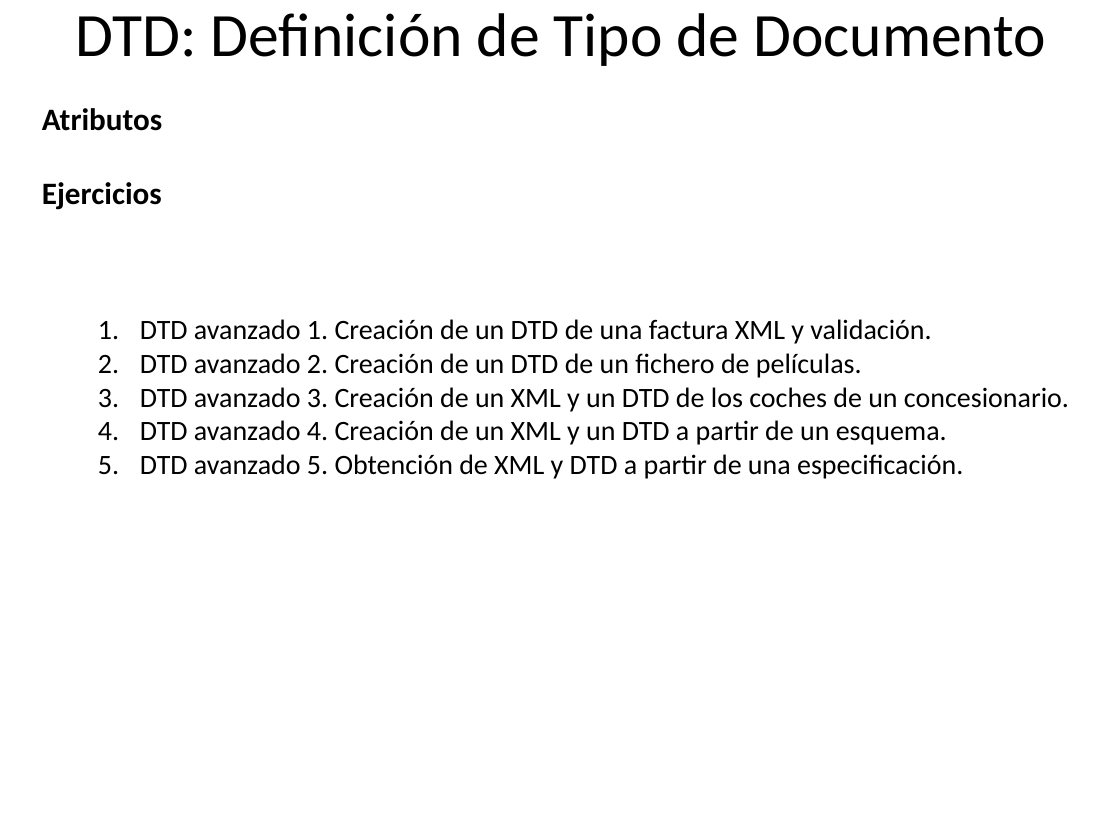
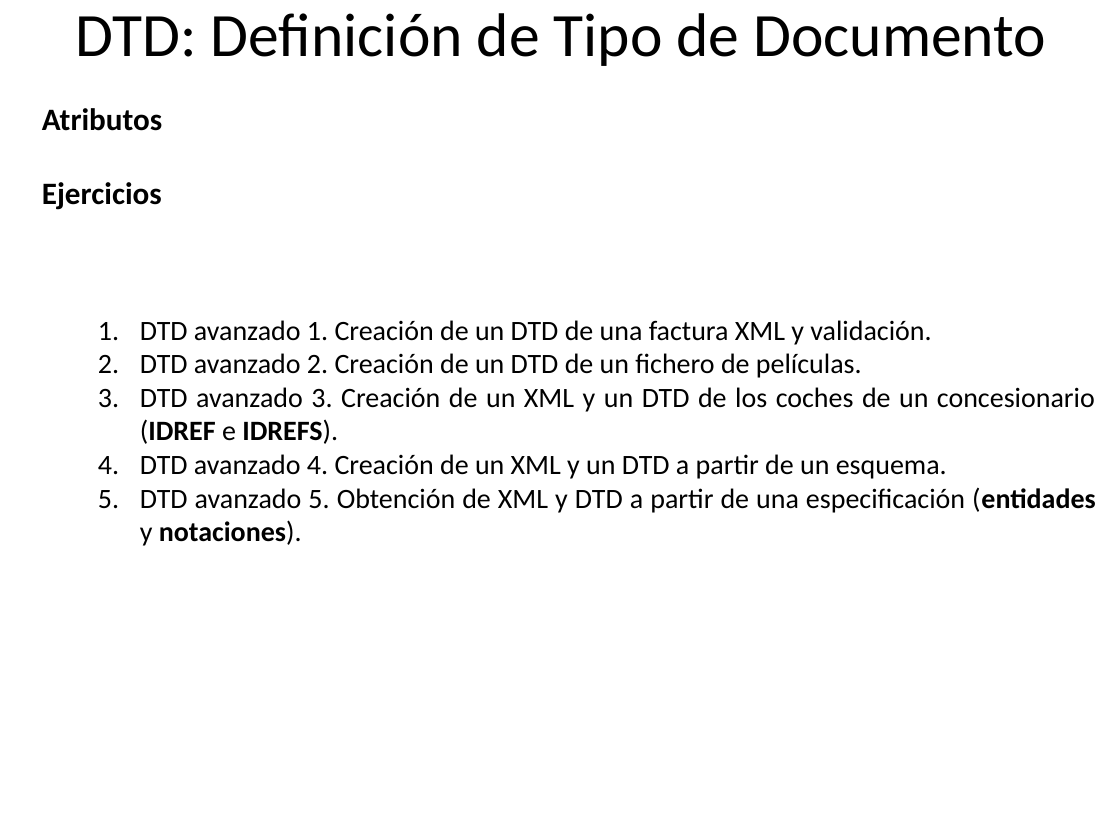
Before and after one commit to germanarcos/LM, a slide deck: slide 25 of xml/25 DTD avanzados.pptx (slide 19 before the commit). Drawn at 1120x840 pixels with LibreOffice and Linux fonts; fonts in the diff are those of the drawing. Boxes give left, top, right and bottom in pixels: in the first picture for what was removed or moved away, otherwise in the second. Text is boxed around its words. In the diff, an @@ line names an element or a change of style, - is before the commit and + after.

```diff
--- a/xml/25 DTD avanzados.pptx
+++ b/xml/25 DTD avanzados.pptx
@@ text at bbox=[140, 387, 1095, 444]: text changed @@
-  3. DTD avanzado 3. Creación de un XML y un DTD de los coches de un concesionario.
+  3. DTD avanzado 3. Creación de un XML y un DTD de los coches de un concesionario (IDREF e IDREFS).
@@ text at bbox=[140, 487, 1096, 546]: text changed @@
-  5. DTD avanzado 5. Obtención de XML y DTD a partir de una especificación.
+  5. DTD avanzado 5. Obtención de XML y DTD a partir de una especificación (entidades y notaciones).
```
Also in this commit, not shown: 12 other slides changed, 6 slides added.
